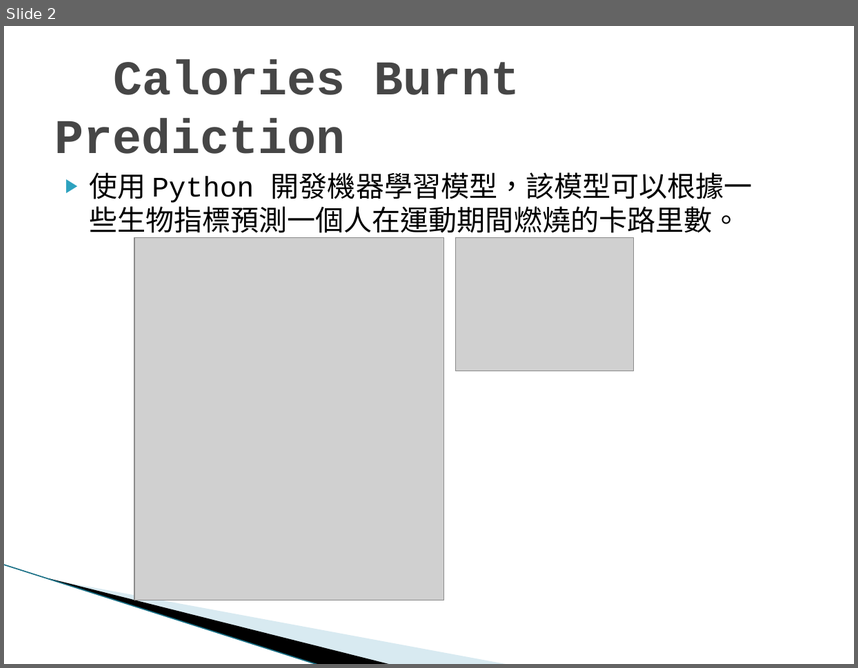
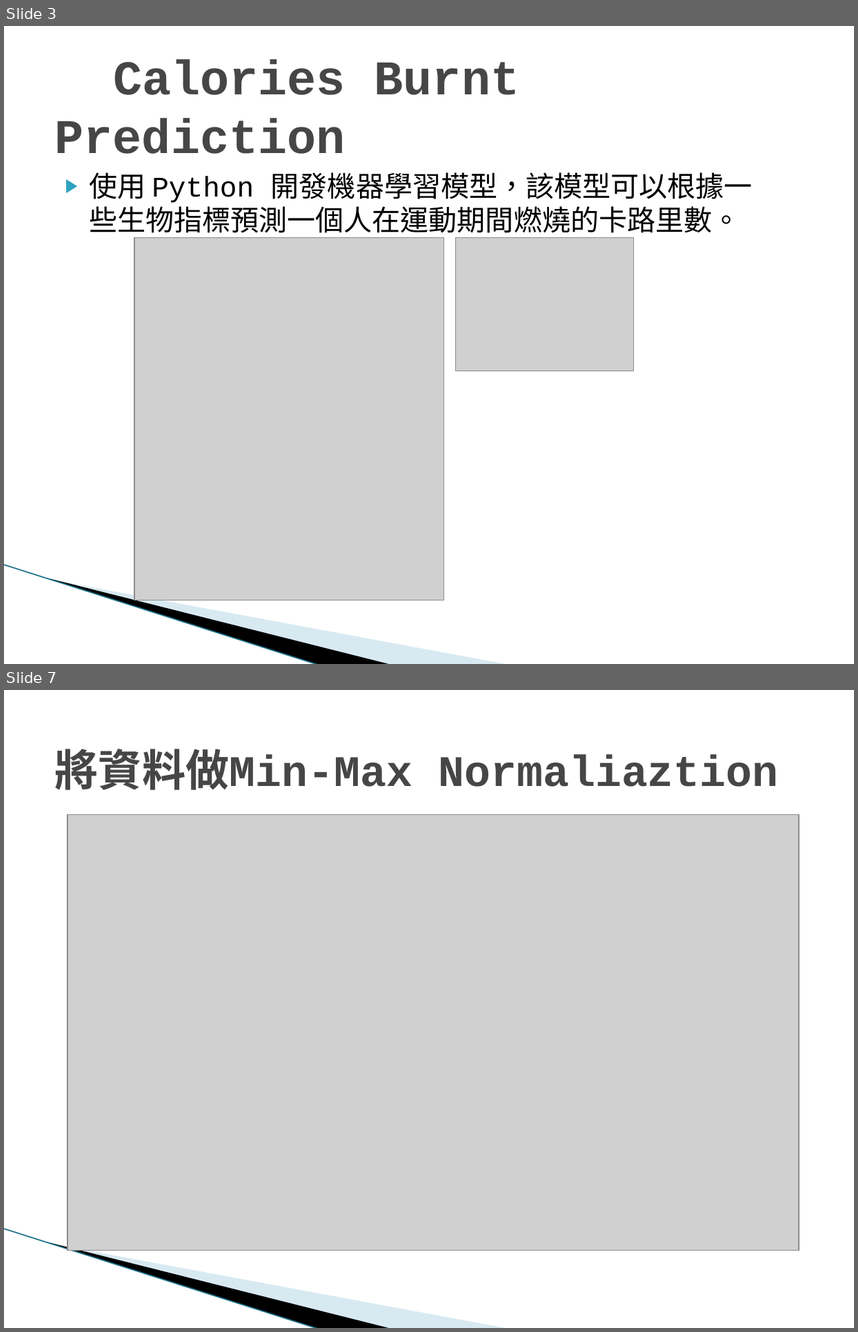
Before and after one commit to kyss0311/IMLP433, a slide deck: final/imlp433楊閎富.pptx. Shown one above the other, each under a label of ours: slide 2 before the commit, slides 3 and 7 after it; the slides between them are not shown. The pictures are 858x668 and 858x1332 pixels, drawn with LibreOffice and Linux fonts; fonts in the diff are those of the drawing; grey boxes stand for pictures; background and template pictures are left out. Boxes give left, top, right and bottom in pixels: in the first picture for what was removed or moved away, otherwise in the second. Text is boxed around its words. In the diff, an @@ line names an element or a change of style, - is before the commit and + after.

```diff
--- a/final/imlp433楊閎富.pptx
+++ b/final/imlp433楊閎富.pptx
@@ slide 7 added at [4, 690, 854, 1328], background #FFFFFF; not listed: 3 template elements that a slide beside it also shows @@
@@ title added at [55, 749, 779, 790], 36.9 pt, text #464646, bold @@
+將資料做Min-Max Normaliaztion
@@ picture added at [67, 815, 799, 1250] @@
@@ what was slide 2 is now slide 3 @@
```
Also in this commit, not shown: 2 slides changed, 9 other slides added, 21 other files.
